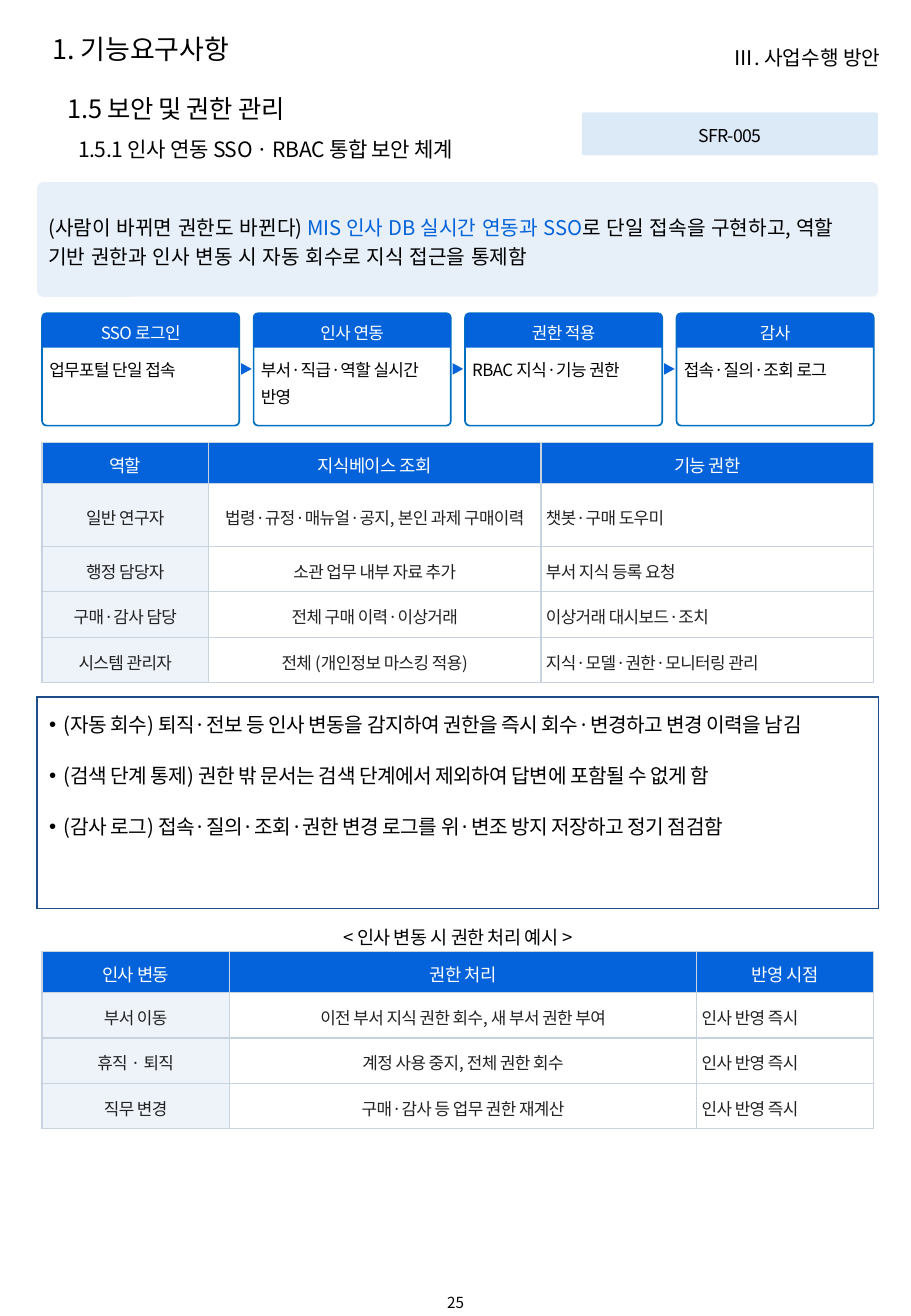
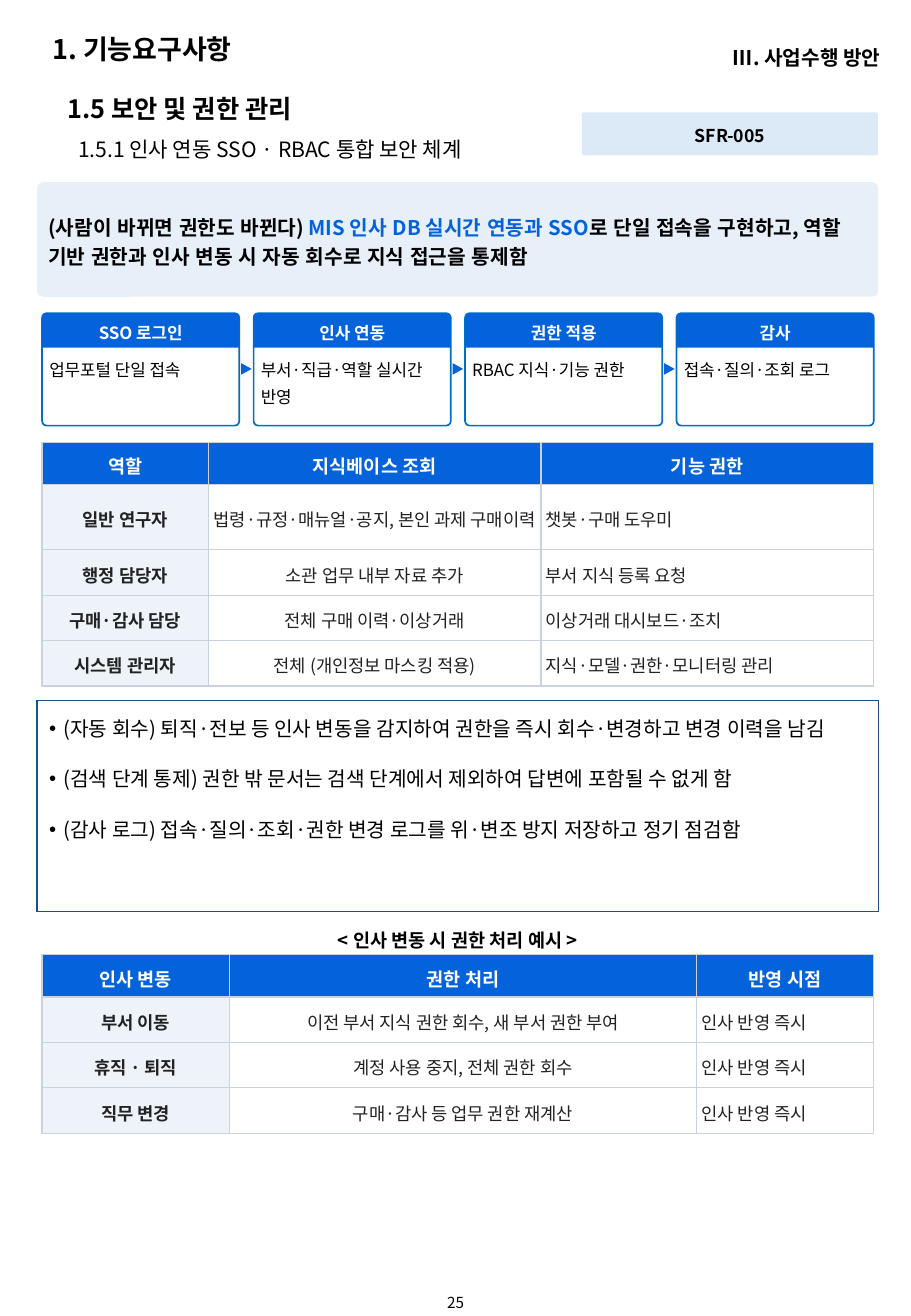
Before and after one commit to hwangsteeve-tech/hbjw, a slide deck: slide 25 of proposals/2026-08_kribb-ai-platform/kribb_proposal.pptx. Drawn at 911x1316 pixels with LibreOffice and Linux fonts; fonts in the diff are those of the drawing; background and template pictures are left out. Boxes give left, top, right and bottom in pixels: in the first picture for what was removed or moved away, otherwise in the second. Text is boxed around its words. In the diff, an @@ line names an element or a change of style, - is before the commit and + after.

```diff
--- a/proposals/2026-08_kribb-ai-platform/kribb_proposal.pptx
+++ b/proposals/2026-08_kribb-ai-platform/kribb_proposal.pptx
@@ text "1.5 보안 및 권한 관리" at (x1=68, y1=96, x2=292, y2=121): letter spacing -0.2 to 0 pt, bold on @@
@@ text "1.5.1 인사 연동 SSO · ..." at (x1=78, y1=139, x2=462, y2=159): letter spacing -0.2 to 0 pt @@
@@ bold on in 3 elements at (x1=52, y1=36, x2=232, y2=62), (x1=733, y1=48, x2=880, y2=67), (x1=38, y1=182, x2=878, y2=296) @@
@@ table at (x1=43, y1=442, x2=875, y2=686) @@
@@ size 10.5 to 11 pt in "역할", "지식베이스 조회", "기능 권한" @@
@@ letter spacing -0.3 to 0 pt, size 10 to 10.5 pt @@
@@ bold on in "역할", "지식베이스 조회", "기능 권한", "일반 연구자" and 3 more places @@
@@ rectangle moved from (x1=38, y1=697, x2=879, y2=909) to (x1=38, y1=701, x2=879, y2=912) @@
@@ letter spacing -0.3 to 0 pt in 5 elements at (x1=49, y1=362, x2=181, y2=378), (x1=261, y1=362, x2=422, y2=405), (x1=472, y1=362, x2=625, y2=378), (x1=684, y1=362, x2=830, y2=378), (x1=64, y1=719, x2=825, y2=841) @@
@@ letter spacing -0.3 to 0 pt, bold on in 6 elements at (x1=582, y1=113, x2=878, y2=155), (x1=43, y1=313, x2=239, y2=347), (x1=254, y1=313, x2=451, y2=347), (x1=465, y1=313, x2=662, y2=347), (x1=677, y1=313, x2=873, y2=347), (x1=353, y1=931, x2=562, y2=949) @@
@@ table at (x1=43, y1=955, x2=873, y2=1133) @@
@@ size 10.5 to 11 pt in "인사 변동", "권한 처리", "반영 시점" @@
@@ letter spacing -0.3 to 0 pt @@
@@ bold on in "인사 변동", "권한 처리", "반영 시점", "부서 이동" and 2 more places @@
@@ size 10 to 10.5 pt in "부서 이동", "이전 부서 지식 권한 회수, 새 부서 ...", "인사 반영 즉시", "휴직 · 퇴직" and 5 more places @@
@@ table moved from (x1=43, y1=951, x2=873, y2=1128) to (x1=43, y1=955, x2=873, y2=1133) @@
```
Also in this commit, not shown: 42 other slides changed, 19 other files.
